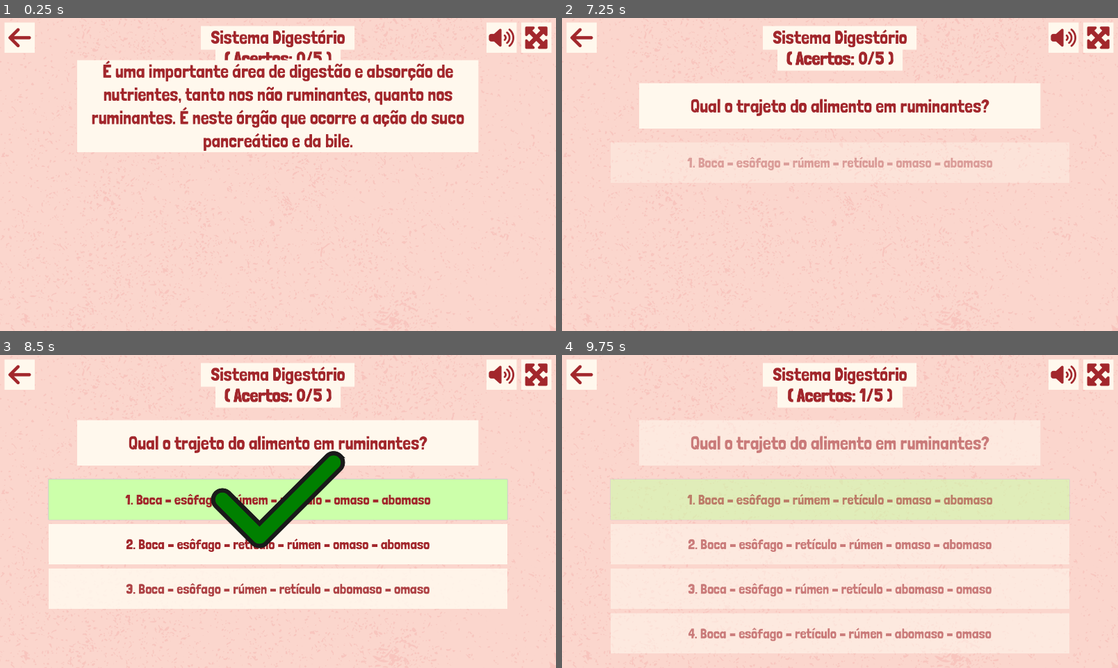
Above: before the commit, frames 1-4 (two rows, left to right).
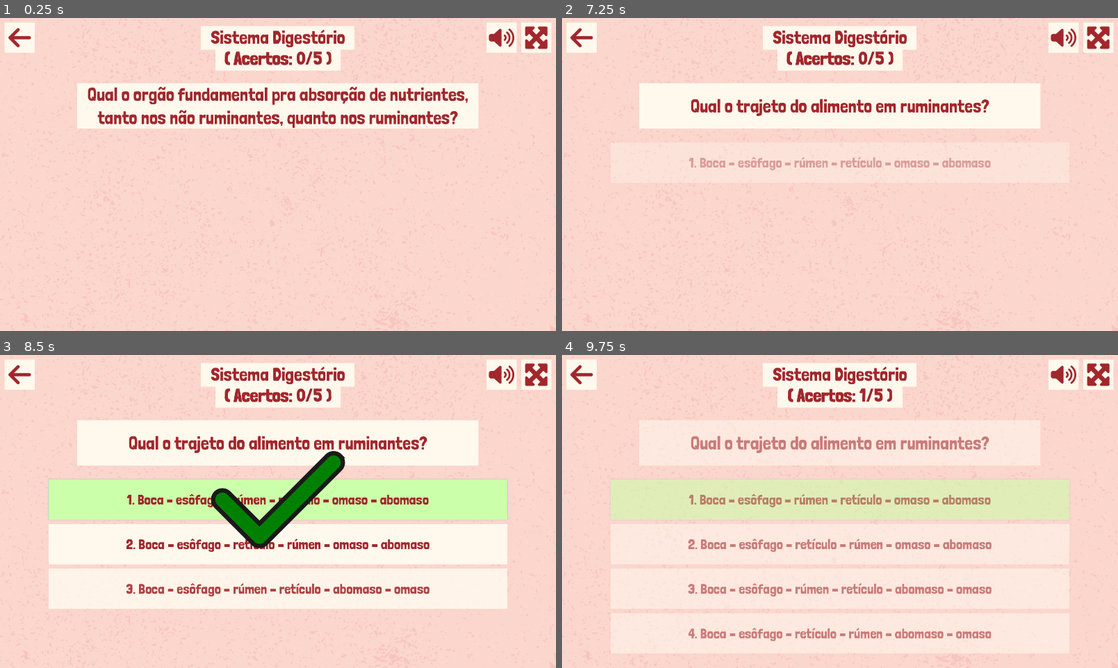
Above: after the commit, the same moments.

Repository: telmotrooper/vet-game
Game: Godot game, scene res://levels/digestive_system_level/digestive_system_level.tscn
Two runs of this game, one before a commit and one after it. Both use one fixed random seed, a clock stepped at 60 frames per second and the inputs below. This scene is started directly instead of the project's main scene.
Inputs (mouse positions are in pixels of both pictures, inside the frame that each line leads up to):
- Up to frame 1 (0.25 s): no input
- Up to frame 2 (7.25 s): click (1095, 36) at 0.5 s; click (1095, 36) at 1.25 s; click "2. Rúmen" at 2 s; click (1095, 36) at 2.75 s; move the mouse to (812, 237) at 3.52 s; move the mouse to (1006, 221) at 4.27 s; move the mouse to (673, 127) at 5.02 s; move the mouse to (867, 174) at 5.77 s; tap Enter at 6.5 s; move the mouse to (756, 96) at 6.52 s
- Up to frame 3 (8.5 s): click "1. Boca – esôfago – rúmem – r…" (after the commit: "1. Boca – esôfago – rúmen – r…") at 7.25 s; move the mouse to (400, 495) at 8.02 s
- Up to frame 4 (9.75 s): move the mouse to (728, 527) at 8.77 s; move the mouse to (895, 442) at 9.52 s

The runs differ from the first frame. In frame 1, 13% of the frame differs, in the area x 13-86%, y 13-43%; in frame 2, 0.7%; in frame 3, 0.7%; in frame 4, 0.7%.

Commit message:
reworded question and fixed typo

Diff:
--- a/levels/digestive_system_level/questions/e_uma_importante_area.tres
+++ b/levels/digestive_system_level/questions/e_uma_importante_area.tres
@@ -1,9 +1,9 @@
 [gd_resource type="Resource" script_class="QuizQuestion" load_steps=2 format=3 uid="uid://bd645lvhh4502"]
 
-[ext_resource type="Script" path="res://levels/question.gd" id="1_d72cc"]
+[ext_resource type="Script" path="res://levels/question.gd" id="1_w08ct"]
 
 [resource]
-script = ExtResource("1_d72cc")
-text = "É uma importante área de digestão e absorção de nutrientes, tanto nos não ruminantes, quanto nos ruminantes. É neste órgão que ocorre a ação do suco pancreático e da bile."
+script = ExtResource("1_w08ct")
+text = "Qual o orgão fundamental pra absorção de nutrientes, tanto nos não ruminantes, quanto nos ruminantes?"
 correct_answer = "Intestino delgado"
 wrong_answers = Array[String](["Estômago", "Intestino grosso", "Rúmen"])
--- a/levels/digestive_system_level/questions/qual_o_trajeto.tres
+++ b/levels/digestive_system_level/questions/qual_o_trajeto.tres
@@ -1,9 +1,9 @@
 [gd_resource type="Resource" script_class="QuizQuestion" load_steps=2 format=3 uid="uid://d2iinfu4cffl5"]
 
-[ext_resource type="Script" path="res://levels/question.gd" id="1_tfgc1"]
+[ext_resource type="Script" path="res://levels/question.gd" id="1_17pcn"]
 
 [resource]
-script = ExtResource("1_tfgc1")
+script = ExtResource("1_17pcn")
 text = "Qual o trajeto do alimento em ruminantes?"
-correct_answer = "Boca – esôfago – rúmem – retículo – omaso – abomaso"
+correct_answer = "Boca – esôfago – rúmen – retículo – omaso – abomaso"
 wrong_answers = Array[String](["Boca – esôfago – retículo – rúmen – abomaso – omaso", "Boca – esôfago – rúmen – retículo – abomaso – omaso", "Boca – esôfago – retículo – rúmen – omaso – abomaso"])
